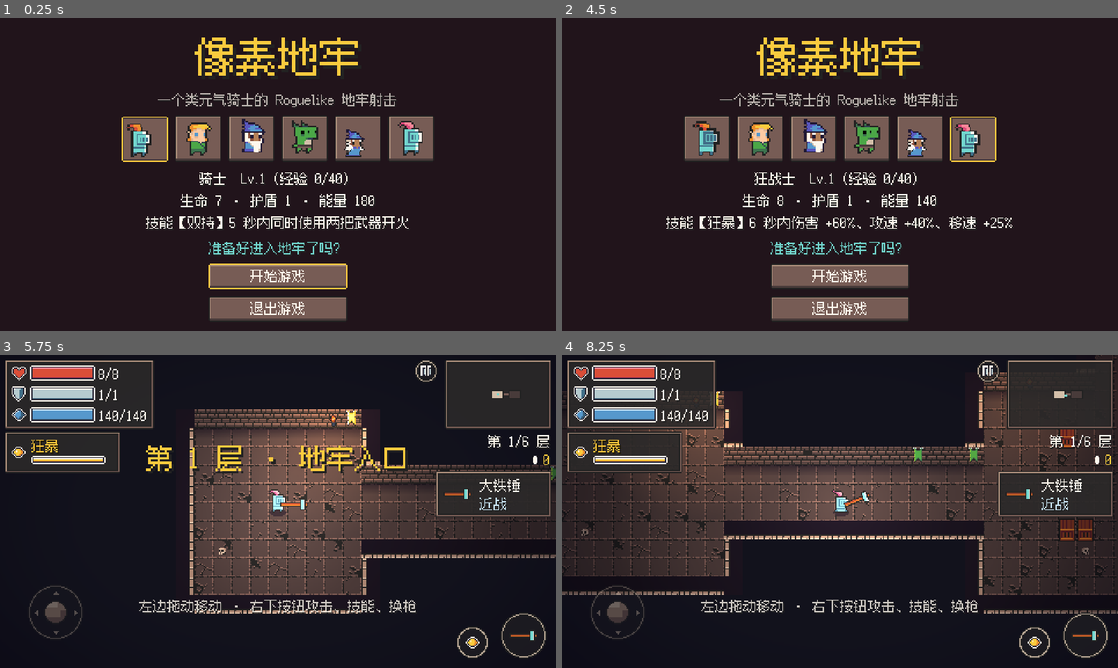
Above: before the commit, frames 1-4 (two rows, left to right).
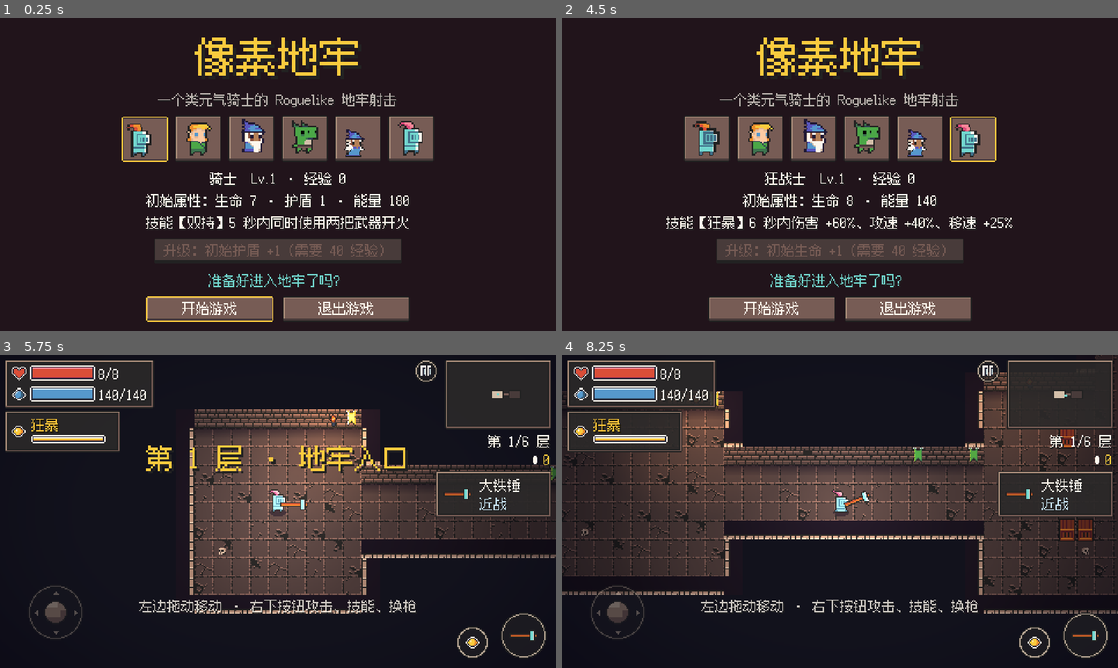
Above: after the commit, the same moments.

Repository: brondon1/game
Game: Godot game, scene res://ui/main_menu.tscn
Same seed, same stepped clock (60 frames per second), same inputs: the game is played once before the commit and once after it.
Inputs (mouse positions are in pixels of both pictures, inside the frame that each line leads up to):
- Up to frame 1 (0.25 s): no input
- Up to frame 2 (4.5 s): click (706, 140) at 0.52 s; click (762, 140) at 1.27 s; click (812, 140) at 2.02 s; click (867, 140) at 2.77 s; click (917, 140) at 3.52 s; click (973, 140) at 4.27 s
- Up to frame 3 (5.75 s): click "开始游戏" at 5 s
- Up to frame 4 (8.25 s): tap Enter at 5.75 s; move the mouse to (962, 495) at 5.77 s; hold D (move_right) 5.78-6.5 s; hold E (interact) 5.78-6.5 s; click (962, 495) at 5.92 s; drag from (728, 527) to (812, 574) at 6.52 s; move the mouse to (895, 442) at 7.27 s; hold D (move_right) 7.28-8 s; hold Q (switch_weapon) 7.28-8 s; drag from (812, 574) to (673, 464) at 8.02 s

The runs differ from the first frame. In frame 1, 8.4% of the frame differs, in the area x 26-74%, y 49-98%; in frame 2, 7.5%; in frame 3, 2.5%; in frame 4, 3.2%.

Commit message:
只有骑士有护盾；角色升级改为在主菜单花经验
- 只有骑士有护盾，其他角色初始护盾为 0，HUD 和主菜单隐藏护盾那一行
- 局内不再自动升级：通过每层获得的经验攒着，回主菜单点"升级"花经验，
  永久提升初始属性（骑士：护盾 / 生命 / 能量，其他角色的护盾奖励换成生命），下一局生效
- 局内强化去掉"护盾上限 +1"，只加生命上限、能量、伤害、射速、移速
- 主菜单显示等级、未花的经验和下一级的奖励；开始、退出按钮并排
- README 同步更新

Diff:
--- a/autoload/game_state.gd
+++ b/autoload/game_state.gd
@@ -17,7 +17,6 @@
 ## 每层通关后三选一的强化。新增 Buff：在这里加一条，再在 apply_buff() 里写效果。
 const BUFFS := [
 	{"id": "max_hp", "name": "强健体魄", "desc": "生命上限 +2\n并回满生命"},
-	{"id": "max_shield", "name": "坚固护甲", "desc": "护盾上限 +1"},
 	{"id": "max_energy", "name": "能量扩容", "desc": "能量上限 +60\n并回满能量"},
 	{"id": "damage", "name": "锋利子弹", "desc": "所有武器伤害 +25%"},
 	{"id": "fire_rate", "name": "快速扳机", "desc": "射速 +20%"},
@@ -37,15 +36,16 @@
 ## 限时药剂的持续时间（秒）
 const BOOST_TIME := 30.0
 
-## 角色等级：每个角色单独升级，经验存档。每通过一层获得经验（越深越多），
-## 升级依次提升护盾、生命、能量上限。LEVEL_REWARDS 的第 i 项是升到第 i + 2 级时的奖励。
+## 角色等级：每个角色单独升级。在地牢里每通过一层获得经验（越深越多），回到主菜单花经验升级，
+## 永久提升角色的初始属性（只对新开的一局生效）。LEVEL_REWARDS 的第 i 项是升到第 i + 2 级时的奖励。
+## 只有骑士有护盾，其他角色的"初始护盾 +1"换成"初始生命 +1"（见 reward_stat()）。
 const MAX_LEVEL := 10
 const LEVEL_REWARDS := [
 	["shield", 1], ["hp", 1], ["energy", 30],
 	["shield", 1], ["hp", 1], ["energy", 30],
 	["shield", 1], ["hp", 1], ["shield", 1],
 ]
-const REWARD_NAMES := {"shield": "护盾上限", "hp": "生命上限", "energy": "能量上限"}
+const REWARD_NAMES := {"shield": "初始护盾", "hp": "初始生命", "energy": "初始能量"}
 
 ## 主菜单里可选的角色。新增角色：新建一个 CharacterData 资源，把路径加进来。
 ## （角色 → 技能脚本 → 又会用到 GameState，所以这里不能 preload，在 _ready 里再加载）
@@ -104,8 +104,9 @@
 
 var best_floor := 0
 var wins := 0
-## 每个角色的累计经验（角色 id → 经验），角色 id 是资源文件名（knight、ranger……）
+## 每个角色还没花掉的经验、当前等级（角色 id → 数值），角色 id 是资源文件名（knight、ranger……）
 var character_xp := {}
+var character_level := {}
 ## 本局获得的经验（结算界面显示）
 var run_xp := 0
 ## 正在生效的限时药剂：道具 id → 剩余秒数
@@ -311,9 +312,6 @@
 		"max_hp":
 			max_hp += 2
 			hp = max_hp
-		"max_shield":
-			max_shield += 1
-			shield = max_shield
 		"max_energy":
 			max_energy += 60
 			energy = max_energy
@@ -334,32 +332,61 @@
 	return ch.resource_path.get_file().get_basename()
 
 
+## 这个角色还没花掉的经验
 func xp_of(ch: CharacterData) -> int:
 	return character_xp.get(character_id(ch), 0)
 
 
-## 升到 level 级一共需要多少经验（1 级是 0）。每升一级比上一级多要 20 点。
-static func xp_for_level(level: int) -> int:
-	var total := 0
-	for l in range(1, level):
-		total += 40 + 20 * (l - 1)
-	return total
-
-
 func level_of(ch: CharacterData) -> int:
-	var xp := xp_of(ch)
-	var level := 1
-	while level < MAX_LEVEL and xp >= xp_for_level(level + 1):
-		level += 1
-	return level
+	return character_level.get(character_id(ch), 1)
+
+
+## 从 level 级升到下一级要花多少经验：40 起，每级多 20
+static func upgrade_cost(level: int) -> int:
+	return 40 + 20 * (level - 1)
+
+
+func can_upgrade(ch: CharacterData) -> bool:
+	var level := level_of(ch)
+	return level < MAX_LEVEL and xp_of(ch) >= upgrade_cost(level)
+
+
+## 下一级的奖励说明，比如"初始护盾 +1"；满级返回空字符串
+func next_reward_text(ch: CharacterData) -> String:
+	var level := level_of(ch)
+	if level >= MAX_LEVEL:
+		return ""
+	return "%s +%d" % [REWARD_NAMES[reward_stat(ch, level - 1)], LEVEL_REWARDS[level - 1][1]]
+
+
+## 在主菜单花经验升一级（只改初始属性，下一局开始生效）。经验不够或满级时返回 false。
+func upgrade(ch: CharacterData) -> bool:
+	if not can_upgrade(ch):
+		return false
+	var id := character_id(ch)
+	character_xp[id] = xp_of(ch) - upgrade_cost(level_of(ch))
+	character_level[id] = level_of(ch) + 1
+	_save()
+	return true
 
 
 ## 这个角色因为等级获得的属性加成：{"shield": .., "hp": .., "energy": ..}
 func level_bonus(ch: CharacterData) -> Dictionary:
 	var bonus := {"shield": 0, "hp": 0, "energy": 0}
 	for i in level_of(ch) - 1:
-		bonus[LEVEL_REWARDS[i][0]] += LEVEL_REWARDS[i][1]
+		bonus[reward_stat(ch, i)] += LEVEL_REWARDS[i][1]
 	return bonus
+
+
+## 第 i 项升级奖励对这个角色加的是什么属性。只有骑士有护盾，其他角色的"护盾 +1"换成"生命 +1"。
+static func reward_stat(ch: CharacterData, i: int) -> String:
+	var stat: String = LEVEL_REWARDS[i][0]
+	return "hp" if stat == "shield" and not has_shield(ch) else stat
+
+
+## 这个角色有没有护盾（只有骑士有）
+static func has_shield(ch: CharacterData) -> bool:
+	return ch.max_shield > 0
 
 
 ## 通过一层获得的经验：越深越多
@@ -367,32 +394,13 @@
 	return 15 + 10 * floor_number
 
 
-## 通过当前这一层：给当前角色加经验并存档。升级的奖励立即生效（本局也能用上）。
-## 返回 {"xp": 获得的经验, "level": 现在的等级, "rewards": 这次升级获得的奖励说明}
-func grant_floor_xp() -> Dictionary:
-	var old_level := level_of(character)
+## 通过当前这一层：给当前角色加经验并存档（回主菜单再花经验升级），返回获得的经验。
+func grant_floor_xp() -> int:
 	var gained := floor_xp(current_floor)
 	character_xp[character_id(character)] = xp_of(character) + gained
 	run_xp += gained
-	var new_level := level_of(character)
-	var rewards: Array[String] = []
-	for i in range(old_level - 1, new_level - 1):
-		var stat: String = LEVEL_REWARDS[i][0]
-		var amount: int = LEVEL_REWARDS[i][1]
-		rewards.append("%s +%d" % [REWARD_NAMES[stat], amount])
-		match stat:
-			"shield":
-				max_shield += amount
-				shield += amount
-			"hp":
-				max_hp += amount
-				hp += amount
-			"energy":
-				max_energy += amount
-				energy += amount
-	stats_changed.emit()
 	_save()
-	return {"xp": gained, "level": new_level, "rewards": rewards}
+	return gained
 
 
 # ---------- 存档 ----------
@@ -411,6 +419,8 @@
 	cfg.set_value("record", "character", characters.find(character))
 	for id: String in character_xp:
 		cfg.set_value("xp", id, character_xp[id])
+	for id: String in character_level:
+		cfg.set_value("level", id, character_level[id])
 	cfg.save(SAVE_PATH)
 
 
@@ -423,4 +433,7 @@
 		if cfg.has_section("xp"):
 			for id in cfg.get_section_keys("xp"):
 				character_xp[id] = cfg.get_value("xp", id, 0)
+		if cfg.has_section("level"):
+			for id in cfg.get_section_keys("level"):
+				character_level[id] = cfg.get_value("level", id, 1)
 		character = characters[clampi(index, 0, characters.size() - 1)]
--- a/characters/assassin.tres
+++ b/characters/assassin.tres
@@ -10,7 +10,7 @@
 display_name = "刺客"
 texture = ExtResource("2_tex")
 max_hp = 5
-max_shield = 1
+max_shield = 0
 max_energy = 160
 speed = 118.0
 starting_weapon = ExtResource("3_weapon")
--- a/characters/berserker.tres
+++ b/characters/berserker.tres
@@ -10,7 +10,7 @@
 display_name = "狂战士"
 texture = ExtResource("2_tex")
 max_hp = 8
-max_shield = 1
+max_shield = 0
 max_energy = 140
 speed = 100.0
 starting_weapon = ExtResource("3_weapon")
--- a/characters/engineer.tres
+++ b/characters/engineer.tres
@@ -10,7 +10,7 @@
 display_name = "女巫"
 texture = ExtResource("2_tex")
 max_hp = 6
-max_shield = 1
+max_shield = 0
 max_energy = 220
 speed = 95.0
 starting_weapon = ExtResource("3_weapon")
--- a/characters/mage.tres
+++ b/characters/mage.tres
@@ -10,7 +10,7 @@
 display_name = "法师"
 texture = ExtResource("2_tex")
 max_hp = 4
-max_shield = 1
+max_shield = 0
 max_energy = 260
 speed = 100.0
 starting_weapon = ExtResource("3_weapon")
--- a/characters/ranger.tres
+++ b/characters/ranger.tres
@@ -10,7 +10,7 @@
 display_name = "游侠"
 texture = ExtResource("2_tex")
 max_hp = 5
-max_shield = 1
+max_shield = 0
 max_energy = 200
 speed = 110.0
 starting_weapon = ExtResource("3_weapon")
--- a/dungeon/dungeon.gd
+++ b/dungeon/dungeon.gd
@@ -260,11 +260,11 @@
 	if room.type == Room.Type.BOSS:
 		_spawn_portal.call_deferred(room.rect.get_center())
 		hud.show_message("传送门已开启")
-		# 通过这一层：角色获得经验，升级的奖励立即生效
-		var result := GameState.grant_floor_xp()
-		hud.show_message("经验 +%d" % result.xp, true)
-		if not result.rewards.is_empty():
-			hud.show_message("升到 Lv.%d！%s" % [result.level, "，".join(PackedStringArray(result.rewards))], true)
+		# 通过这一层：角色获得经验（回主菜单花经验升级，局内不会自动升级）
+		var gained := GameState.grant_floor_xp()
+		hud.show_message("经验 +%d" % gained, true)
+		if GameState.can_upgrade(GameState.character):
+			hud.show_message("经验够了，回主菜单可以升级", true)
 
 
 func _spawn_portal(pos: Vector2) -> void:
--- a/ui/game_over.gd
+++ b/ui/game_over.gd
@@ -18,9 +18,10 @@
 	title.text = "通关！" if won else "你倒下了"
 	title.modulate = Color("facb3e") if won else Color("da4e38")
 	var ch := GameState.character
-	stats.text = "到达：第 %d 层\n击杀：%d\n金币：%d\n本局经验：+%d（%s Lv.%d）\n\n最高纪录：第 %d 层 · 通关 %d 次" % [
+	var upgrade_hint := "，回主菜单可以升级" if GameState.can_upgrade(ch) else ""
+	stats.text = "到达：第 %d 层\n击杀：%d\n金币：%d\n本局经验：+%d（%s 现有 %d 经验%s）\n\n最高纪录：第 %d 层 · 通关 %d 次" % [
 		GameState.current_floor, GameState.kills, GameState.coins, GameState.run_xp, ch.display_name,
-		GameState.level_of(ch), GameState.best_floor, GameState.wins]
+		GameState.xp_of(ch), upgrade_hint, GameState.best_floor, GameState.wins]
 	show()
 	get_tree().paused = true
 	retry_button.grab_focus()
--- a/ui/hud.gd
+++ b/ui/hud.gd
@@ -136,6 +136,10 @@
 func _refresh_stats() -> void:
 	_set_bar(hp_bar, hp_label, GameState.hp, GameState.max_hp)
 	_set_bar(shield_bar, shield_label, GameState.shield, GameState.max_shield)
+	var shield_row := shield_bar.get_parent() as Control
+	if shield_row.visible != (GameState.max_shield > 0): # 只有骑士有护盾，其他角色隐藏这一行
+		shield_row.visible = GameState.max_shield > 0
+		stats_panel.reset_size.call_deferred()
 	_set_bar(energy_bar, energy_label, GameState.energy, GameState.max_energy)
 	floor_label.text = "第 %d/%d 层" % [GameState.current_floor, GameState.FINAL_FLOOR]
 	coin_label.text = str(GameState.coins)
--- a/ui/main_menu.gd
+++ b/ui/main_menu.gd
@@ -8,10 +8,12 @@
 @onready var record_label: Label = %RecordLabel
 @onready var characters_box: HBoxContainer = %Characters
 @onready var character_info: Label = %CharacterInfo
+@onready var upgrade_button: Button = %UpgradeButton
 
 
 func _ready() -> void:
 	start_button.pressed.connect(_start)
+	upgrade_button.pressed.connect(_upgrade)
 	quit_button.pressed.connect(get_tree().quit)
 	quit_button.visible = not (OS.has_feature("web") or OS.has_feature("ios")) # 网页版和 iOS 不能自己退出
 	if GameState.best_floor > 0:
@@ -50,15 +52,35 @@
 	GameState.character = character
 	var skill: Skill = character.skill_scene.instantiate()
 	var level := GameState.level_of(character)
-	var xp := GameState.xp_of(character)
-	var progress := "满级" if level >= GameState.MAX_LEVEL else "经验 %d/%d" % [
-		xp - GameState.xp_for_level(level), GameState.xp_for_level(level + 1) - GameState.xp_for_level(level)]
 	var bonus := GameState.level_bonus(character)
-	character_info.text = "%s　Lv.%d（%s）\n生命 %d · 护盾 %d · 能量 %d\n技能【%s】%s" % [
-		character.display_name, level, progress,
-		character.max_hp + bonus.hp, character.max_shield + bonus.shield, character.max_energy + bonus.energy,
-		skill.display_name, skill.description]
+	var stats := "初始属性：生命 %d" % (character.max_hp + bonus.hp)
+	if GameState.has_shield(character): # 只有骑士有护盾
+		stats += " · 护盾 %d" % (character.max_shield + bonus.shield)
+	stats += " · 能量 %d" % (character.max_energy + bonus.energy)
+	character_info.text = "%s　Lv.%d · 经验 %d\n%s\n技能【%s】%s" % [
+		character.display_name, level, GameState.xp_of(character), stats, skill.display_name, skill.description]
+	_refresh_upgrade()
 	skill.free()
+
+
+## 升级按钮：花经验永久提升初始属性。经验不够或满级时按钮变灰。
+func _refresh_upgrade() -> void:
+	var character := GameState.character
+	var level := GameState.level_of(character)
+	if level >= GameState.MAX_LEVEL:
+		upgrade_button.text = "已满级"
+		upgrade_button.disabled = true
+		return
+	var cost := GameState.upgrade_cost(level)
+	upgrade_button.disabled = not GameState.can_upgrade(character)
+	upgrade_button.text = "升级：%s（%s %d 经验）" % [
+		GameState.next_reward_text(character), "需要" if upgrade_button.disabled else "花费", cost]
+
+
+func _upgrade() -> void:
+	if GameState.upgrade(GameState.character):
+		Sound.play(Sound.BUFF, 0.0, 0.0)
+		_select(GameState.character)
 
 
 func _start() -> void:
--- a/ui/main_menu.tscn
+++ b/ui/main_menu.tscn
@@ -60,6 +60,12 @@
 text = "骑士"
 horizontal_alignment = 1
 
+[node name="UpgradeButton" type="Button" parent="Center/VBox"]
+unique_name_in_owner = true
+layout_mode = 2
+size_flags_horizontal = 4
+text = "升级"
+
 [node name="RecordLabel" type="Label" parent="Center/VBox"]
 unique_name_in_owner = true
 layout_mode = 2
@@ -67,16 +73,19 @@
 text = "准备好进入地牢了吗？"
 horizontal_alignment = 1
 
-[node name="StartButton" type="Button" parent="Center/VBox"]
+[node name="Buttons" type="HBoxContainer" parent="Center/VBox"]
+layout_mode = 2
+theme_override_constants/separation = 8
+alignment = 1
+
+[node name="StartButton" type="Button" parent="Center/VBox/Buttons"]
 unique_name_in_owner = true
-custom_minimum_size = Vector2(120, 0)
+custom_minimum_size = Vector2(110, 0)
 layout_mode = 2
-size_flags_horizontal = 4
 text = "开始游戏"
 
-[node name="QuitButton" type="Button" parent="Center/VBox"]
+[node name="QuitButton" type="Button" parent="Center/VBox/Buttons"]
 unique_name_in_owner = true
-custom_minimum_size = Vector2(120, 0)
+custom_minimum_size = Vector2(110, 0)
 layout_mode = 2
-size_flags_horizontal = 4
 text = "退出游戏"
Not shown, changed: README.md
